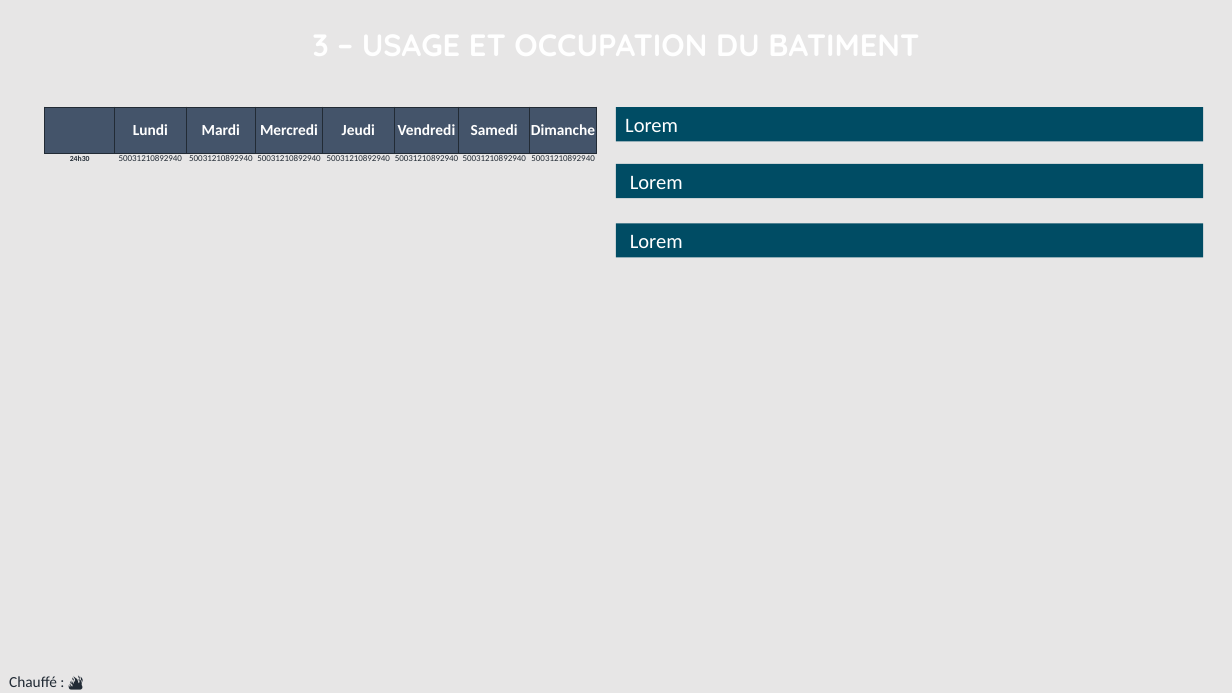
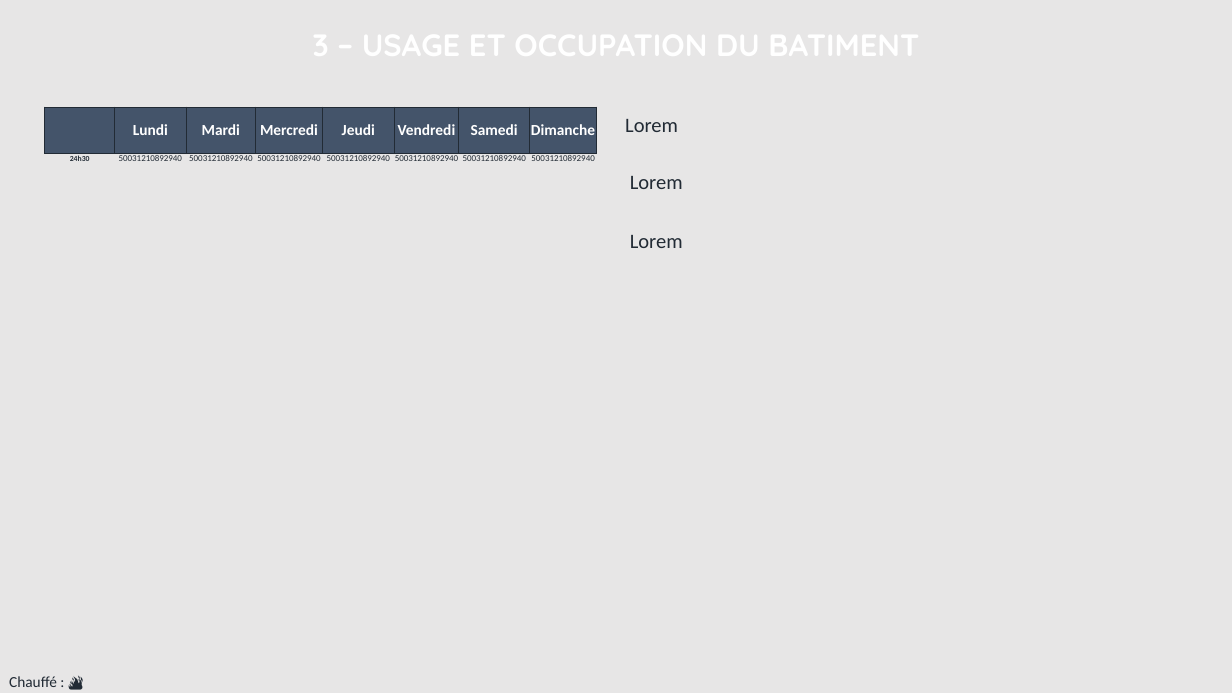
Before and after one commit to sigsieml/super-cep, a slide deck: slide 4 of app/src/main/assets/powerpointvierge.pptx. Drawn at 1232x693 pixels with LibreOffice and Linux fonts; fonts in the diff are those of the drawing; background and template pictures are left out. Boxes give left, top, right and bottom in pixels: in the first picture for what was removed or moved away, otherwise in the second. Text is boxed around its words. In the diff, an @@ line names an element or a change of style, - is before the commit and + after.

```diff
--- a/app/src/main/assets/powerpointvierge.pptx
+++ b/app/src/main/assets/powerpointvierge.pptx
@@ 3 texts: place and size @@
-3 texts at bbox=[616, 107, 1203, 258]
+3 texts at bbox=[625, 119, 683, 248]
@@ text colour #FFFFFF to #222B35; fill #004C64 to none in 3 elements at bbox=[625, 119, 678, 132], bbox=[630, 176, 683, 189], bbox=[630, 235, 683, 248] @@
```
Also in this commit, not shown: 1 other slide changed, 4 other files.
